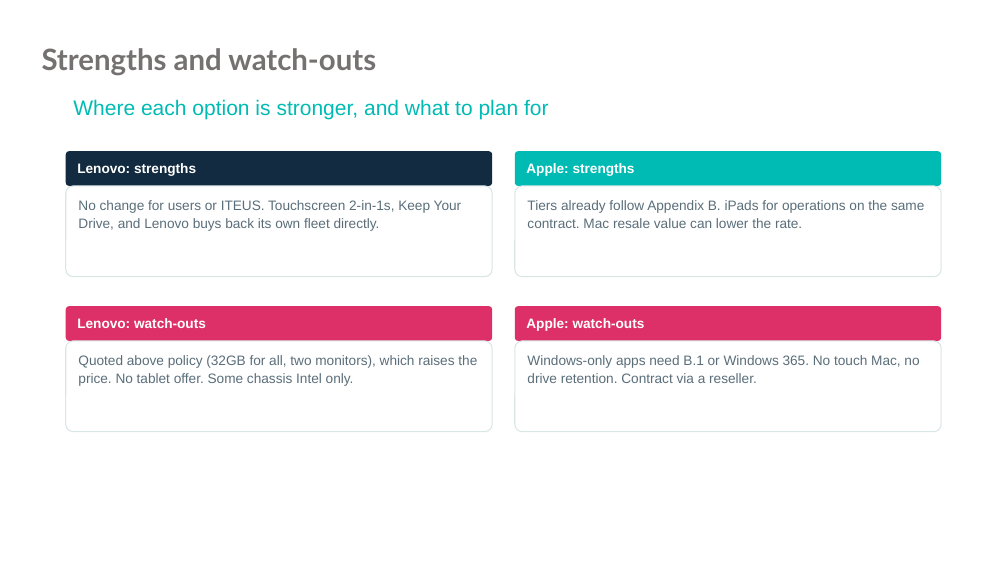
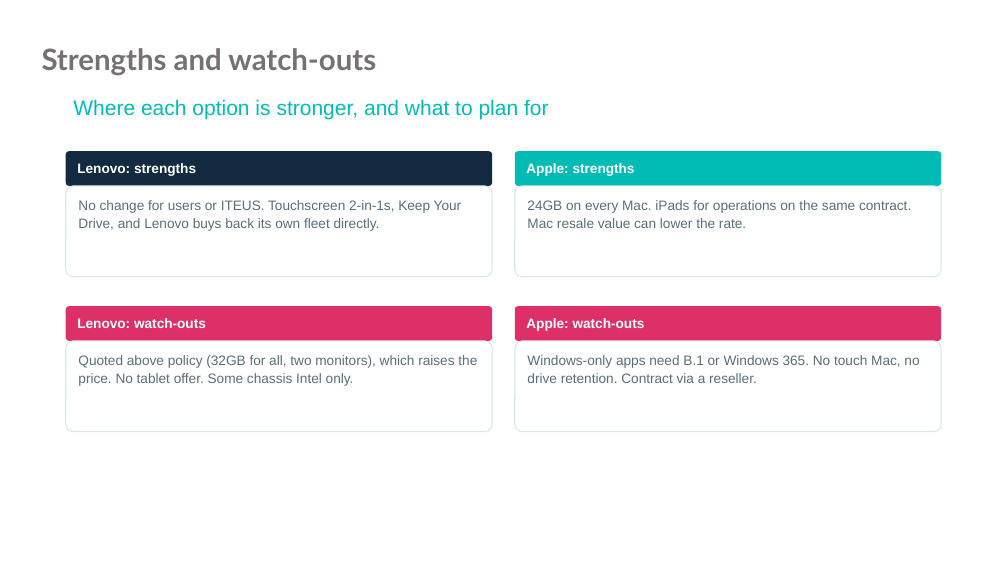
Before and after one commit to 7vbphz8fgw-commits/Bcipd, a slide deck: slide 6 of Flynas_Lenovo_vs_Apple_DaaS.pptx. Drawn at 1008x567 pixels with LibreOffice and Linux fonts; fonts in the diff are those of the drawing; background and template pictures are left out. Boxes give left, top, right and bottom in pixels: in the first picture for what was removed or moved away, otherwise in the second. Text is boxed around its words. In the diff, an @@ line names an element or a change of style, - is before the commit and + after.

```diff
--- a/Flynas_Lenovo_vs_Apple_DaaS.pptx
+++ b/Flynas_Lenovo_vs_Apple_DaaS.pptx
@@ text in rounded rectangle at [527,200,911,228]: text changed @@
-Tiers already follow Appendix B. iPads for operations on the same contract. Mac resale value can lower the rate.
+24GB on every Mac. iPads for operations on the same contract. Mac resale value can lower the rate.
```
Also in this commit, not shown: 4 other slides changed, 1 other file.
